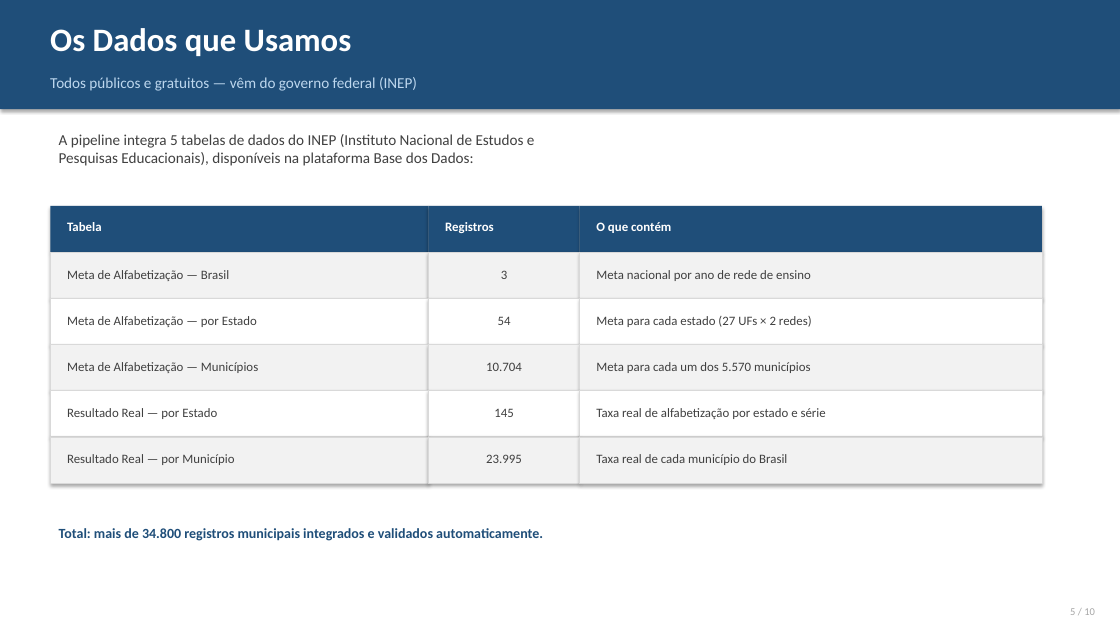
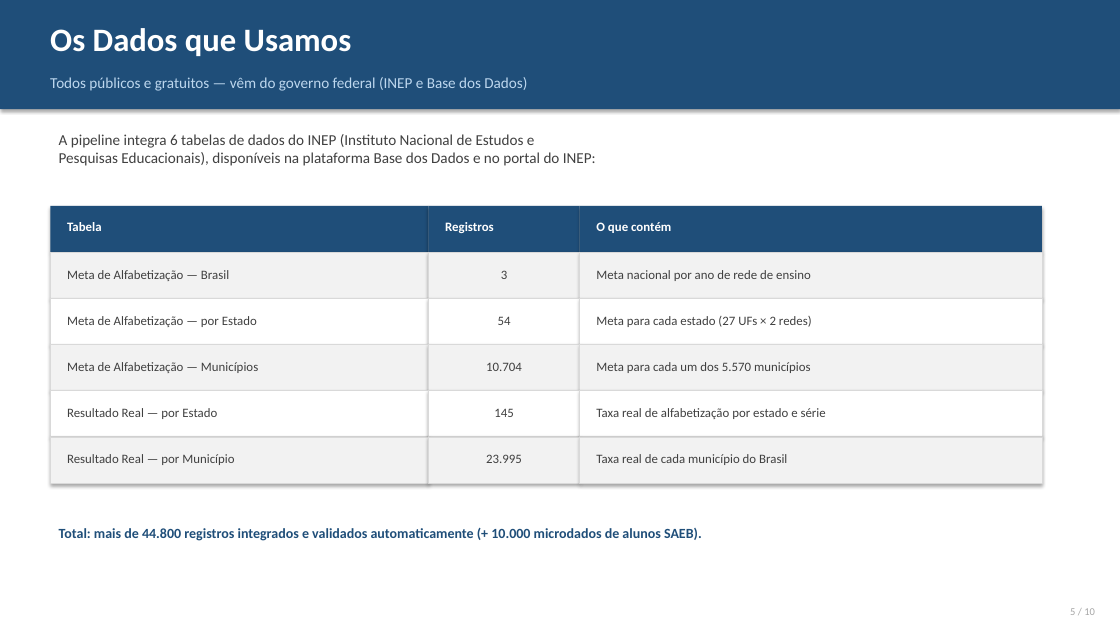
Before and after one commit to fbenin/FIAP_POSTECH_AI_SCIENTIST, a slide deck: slide 5 of TechChallenge_Fase2/apresentacao_tech_challenge_fase2.pptx. Drawn at 1120x630 pixels with LibreOffice and Linux fonts; fonts in the diff are those of the drawing. Boxes give left, top, right and bottom in pixels: in the first picture for what was removed or moved away, otherwise in the second. Text is boxed around its words. In the diff, an @@ line names an element or a change of style, - is before the commit and + after.

Commit message:
docs(apresentacao): atualiza slides para refletir 6ª fonte (microdados alunos SAEB)
- Slides 3, 5, 8, 10: 5 tabelas/relatórios → 6
- Slide 5: total 34.800 → 44.800 registros (+ 10.000 microdados SAEB)
- Slide 5: menciona Base dos Dados e portal INEP como fontes
- Slide 10: bullet de relatórios inclui proficiência por município

```diff
--- a/TechChallenge_Fase2/apresentacao_tech_challenge_fase2.pptx
+++ b/TechChallenge_Fase2/apresentacao_tech_challenge_fase2.pptx
@@ text at bbox=[50, 77, 527, 91]: text changed @@
-Todos públicos e gratuitos — vêm do governo federal (INEP)
+Todos públicos e gratuitos — vêm do governo federal (INEP e Base dos Dados)
@@ text at bbox=[59, 134, 596, 166]: text changed @@
-A pipeline integra 5 tabelas de dados do INEP (Instituto Nacional de Estudos e
-Pesquisas Educacionais), disponíveis na plataforma Base dos Dados:
+A pipeline integra 6 tabelas de dados do INEP (Instituto Nacional de Estudos e
+Pesquisas Educacionais), disponíveis na plataforma Base dos Dados e no portal do INEP:
@@ text at bbox=[59, 528, 702, 541]: text changed @@
-Total: mais de 34.800 registros municipais integrados e validados automaticamente.
+Total: mais de 44.800 registros integrados e validados automaticamente (+ 10.000 microdados de alunos SAEB).
```
Also in this commit, not shown: 3 other slides changed.
